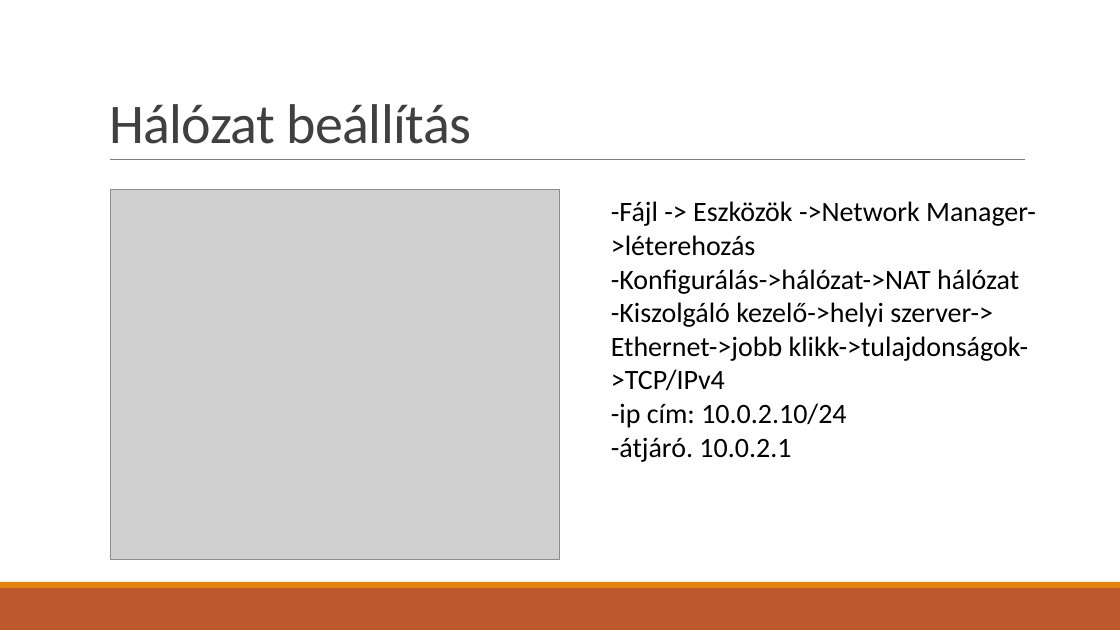
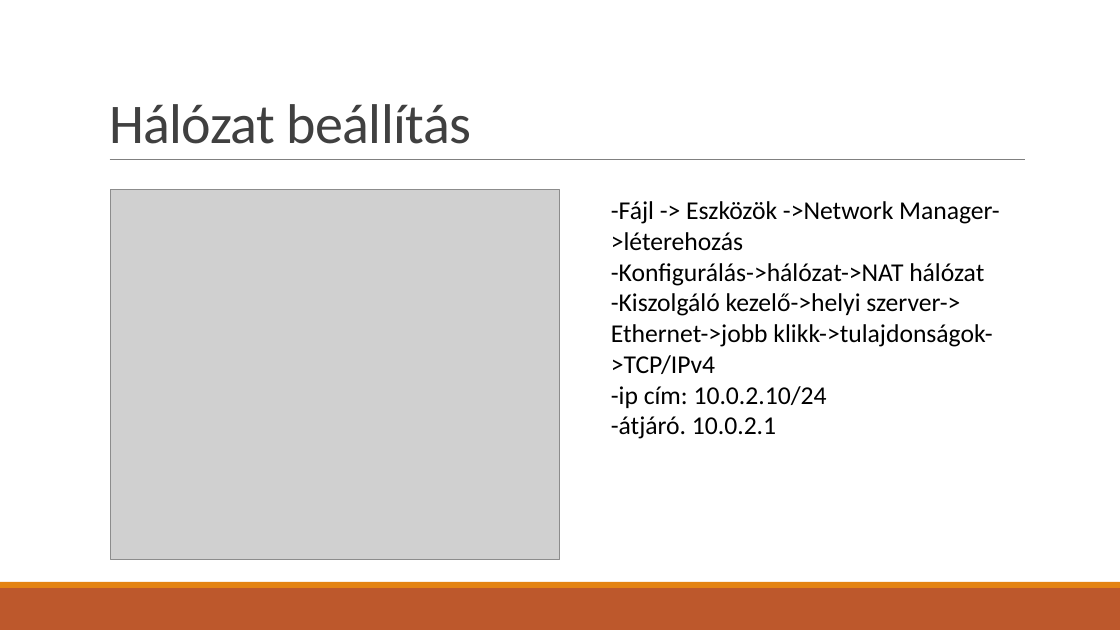
Before and after one commit to Tucsok2/Vizsga, a slide deck: slide 4 of dokumentáció/Első projekt.pptx (slide 5 before the commit). Drawn at 1120x630 pixels with LibreOffice and Linux fonts; fonts in the diff are those of the drawing; grey boxes stand for pictures. Boxes give left, top, right and bottom in pixels: in the first picture for what was removed or moved away, otherwise in the second. Text is boxed around its words. In the diff, an @@ line names an element or a change of style, - is before the commit and + after.

```diff
--- a/dokumentáció/Első projekt.pptx
+++ b/dokumentáció/Első projekt.pptx
@@ text "-Fájl -> Eszközök ->Network Manager->léterehozás" at [611, 201, 999, 439]: size 24 to 22 pt @@
```
Also in this commit, not shown: 4 other slides changed, 1 slide removed, 1 other file.
